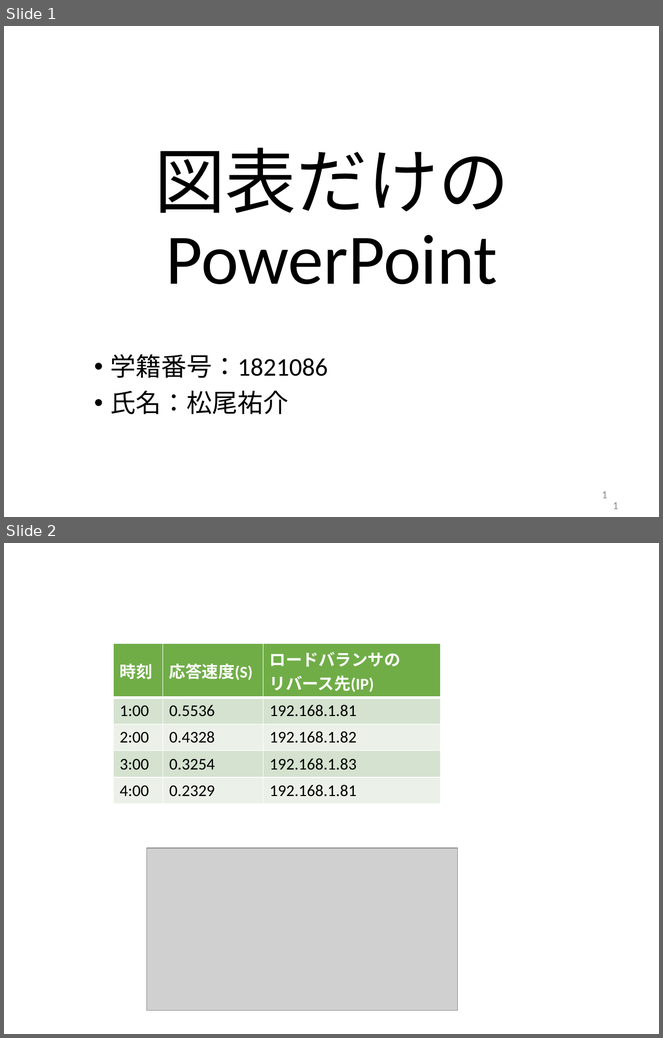
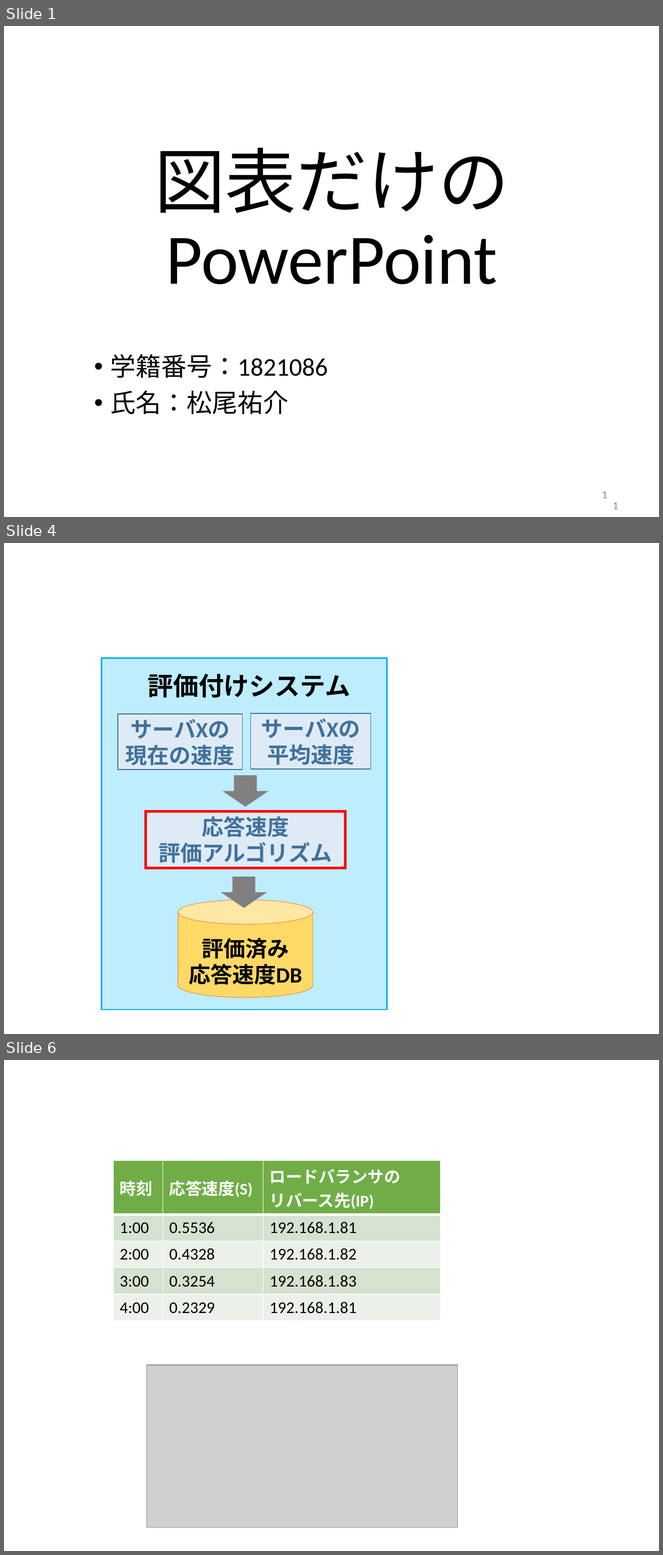
Before and after one commit to kait-takanolab/1821086_matsuo_thesis, a slide deck: meeting/1821086_matsuo_Chart.pptx. Shown one above the other, each under a label of ours: slides 1 and 2 before the commit, slides 1, 4 and 6 after it; the slides between them are not shown. The pictures are 663x1038 and 663x1555 pixels, drawn with LibreOffice and Linux fonts; fonts in the diff are those of the drawing; grey boxes stand for pictures. Boxes give left, top, right and bottom in pixels: in the first picture for what was removed or moved away, otherwise in the second. Text is boxed around its words. In the diff, an @@ line names an element or a change of style, - is before the commit and + after.

```diff
--- a/meeting/1821086_matsuo_Chart.pptx
+++ b/meeting/1821086_matsuo_Chart.pptx
@@ slide 4 added at box(4, 543, 659, 1034), background #FFFFFF @@
@@ rectangle added at box(102, 658, 387, 1010), fill #BDEDFF, outline #01B0F1 1.5 pt @@
@@ text added at box(148, 674, 350, 698), 28 pt, text #000000, bold @@
+評価付けシステム
@@ rectangle added at box(118, 714, 243, 770), fill #DEEBF7, outline #41719C 1 pt, 24 pt, text #41719C, bold @@
+サーバXの
+現在の速度
@@ rectangle added at box(251, 714, 371, 769), fill #DEEBF7, outline #41719C 1 pt, 24 pt, text #41719C, bold @@
+サーバXの
+平均速度
@@ down arrow added at box(223, 775, 269, 807), fill #808080 @@
@@ rectangle added at box(145, 812, 345, 868), fill #DEEBF7, outline #FF0000 3 pt, 24 pt, text #41719C, bold @@
+応答速度
+評価アルゴリズム
@@ down arrow added at box(221, 877, 267, 909), fill #808080 @@
@@ cylinder added at box(178, 900, 313, 997), fill #FFD966, outline #ED7D31 0.5 pt @@
@@ text added at box(189, 938, 302, 985), 24 pt, text #000000, bold @@
+評価済み
+応答速度DB
@@ what was slide 2 is now slide 6 @@
```
Also in this commit, not shown: 1 slide changed, 2 other slides added, 3 other files.
